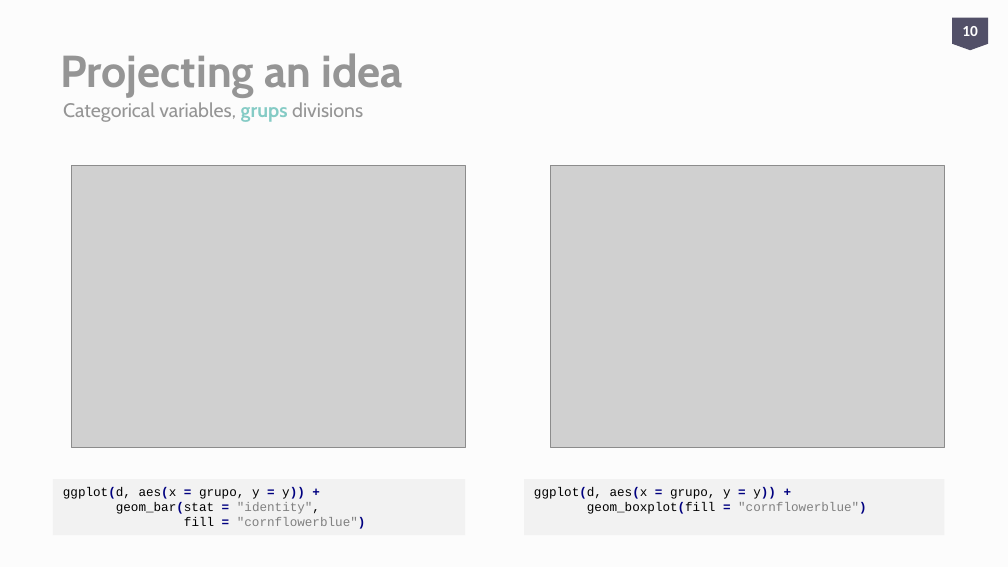
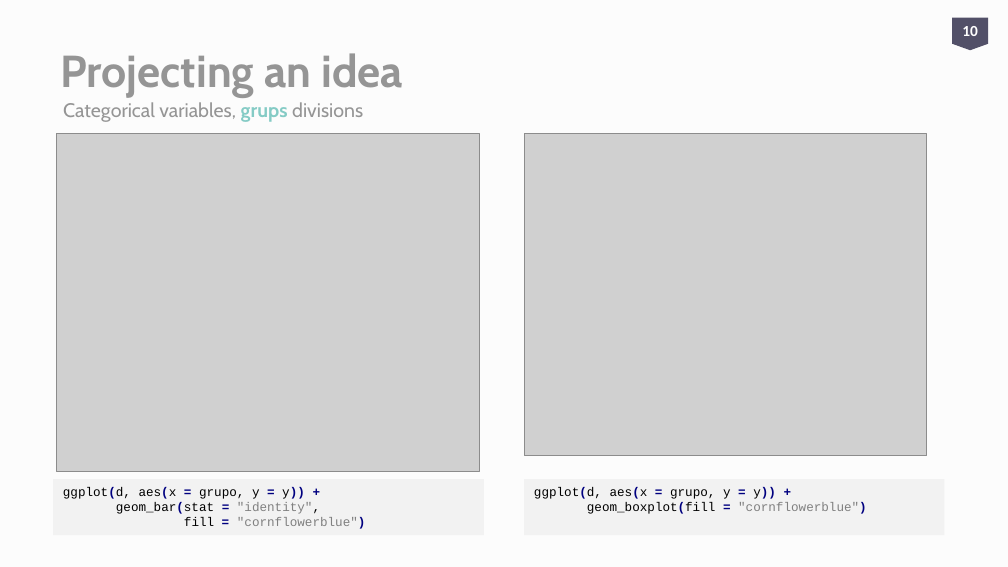
Before and after one commit to aweimann/floto-lab-learning-bioinformatics, a slide deck: slide 10 of presentations/R_worskshop_Statistics_analysisENG.pptx. Drawn at 1008x567 pixels with LibreOffice and Linux fonts; fonts in the diff are those of the drawing; grey boxes stand for pictures. Boxes give left, top, right and bottom in pixels: in the first picture for what was removed or moved away, otherwise in the second. Text is boxed around its words. In the diff, an @@ line names an element or a change of style, - is before the commit and + after.

```diff
--- a/presentations/R_worskshop_Statistics_analysisENG.pptx
+++ b/presentations/R_worskshop_Statistics_analysisENG.pptx
@@ picture: place and size @@
-picture at [72, 165, 466, 448]
+picture at [56, 134, 479, 472]
@@ picture: place and size @@
-picture at [550, 165, 944, 448]
+picture at [524, 134, 927, 457]
@@ rectangle "ggplot(d, aes(x = grupo, y ...": place and size @@
-rectangle "ggplot(d, aes(x = grupo, y ..." at [53, 479, 466, 535]
+rectangle "ggplot(d, aes(x = grupo, y ..." at [53, 479, 485, 535]
```
Also in this commit, not shown: 12 other slides changed, 2 other files.
